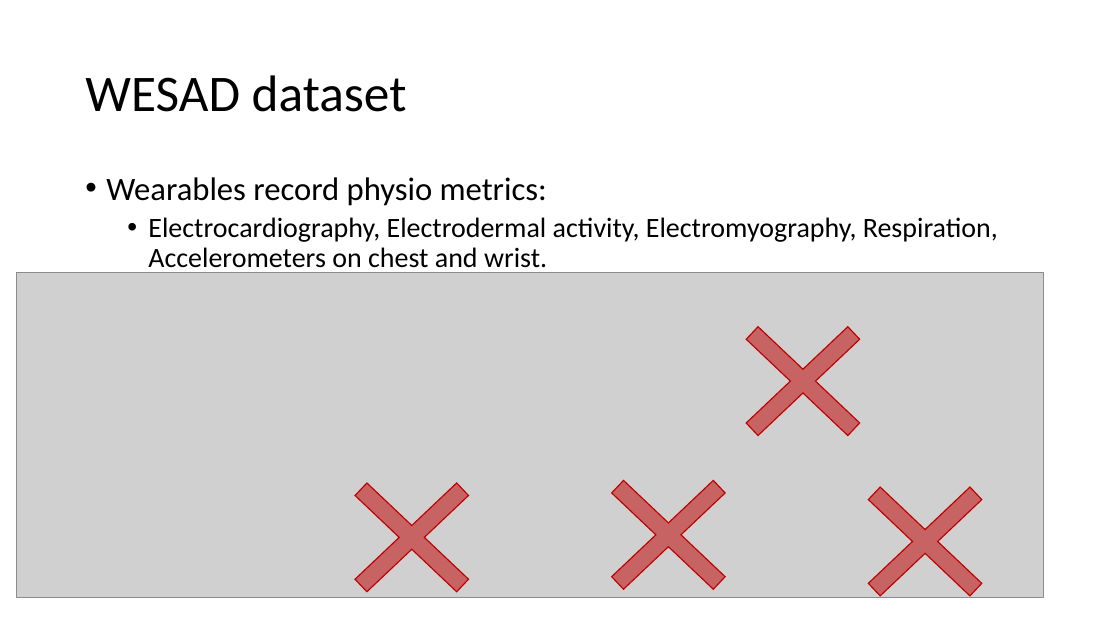
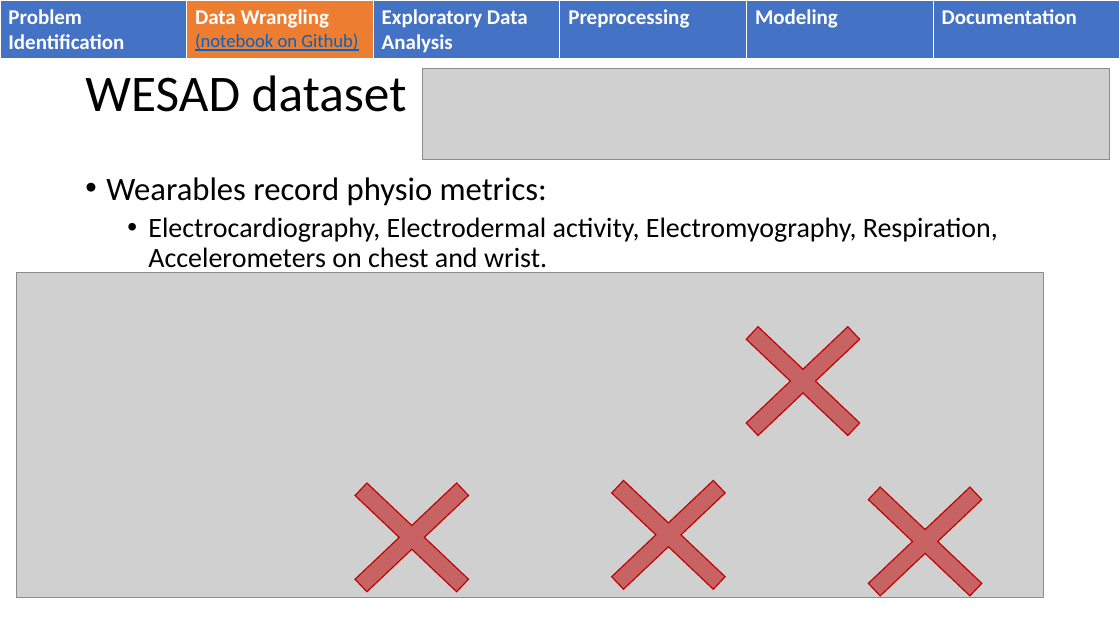
Before and after one commit to WalterPiTheScienceGuy/Springboard_Capstone2, a slide deck: slide 5 of Capstone2/reports/Springboard Capstone 2 ppt.pptx. Drawn at 1120x630 pixels with LibreOffice and Linux fonts; fonts in the diff are those of the drawing; grey boxes stand for pictures. Boxes give left, top, right and bottom in pixels: in the first picture for what was removed or moved away, otherwise in the second. Text is boxed around its words. In the diff, an @@ line names an element or a change of style, - is before the commit and + after.

```diff
--- a/Capstone2/reports/Springboard Capstone 2 ppt.pptx
+++ b/Capstone2/reports/Springboard Capstone 2 ppt.pptx
@@ table added at (0,0,1119,59), 1 rows, 6 columns @@
+Problem Identification | Data Wrangling / (notebook on Github) | Exploratory Data Analysis | Preprocessing | Modeling | Documentation
@@ picture added at (423,68,1110,160) @@
```
Also in this commit, not shown: 19 other slides changed, 1 slide added, 2 slides removed.
